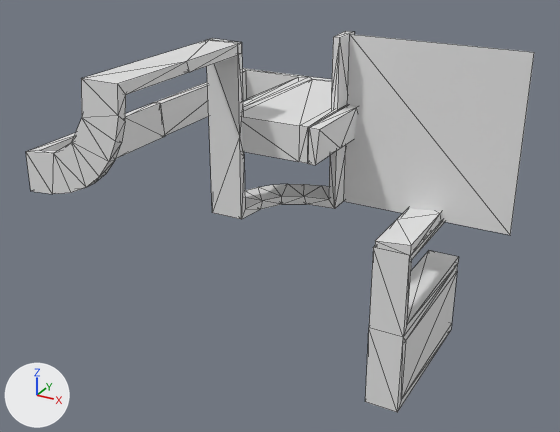
Two versions of the OBJ model data/bmc/SET_4W2C/t_177.obj, one commit apart.
Before and after are seen from a 50 mm camera at (0.877, -1.743, 0.902) aimed at (-0.069, -0.023, 0.042). The axes (+X, +Y, +Z) are drawn at lower left. The lights are the same throughout. Mesh edges are drawn as thin lines. Where no turn or scale is listed for an object, it has been applied to the vertices.

Objects in the first picture: 't_177'.
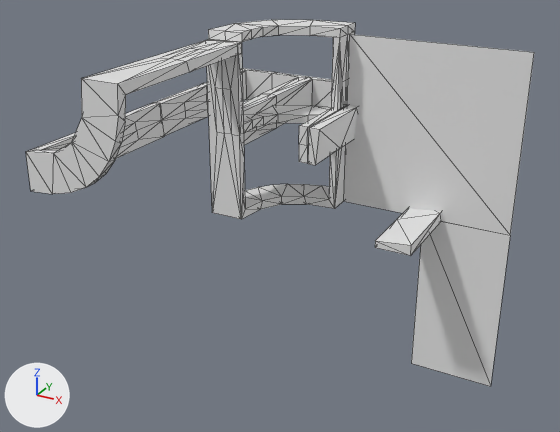
Pixel boxes [x1, y1, x2, y2] of what changed, in the pictures (560 x 432 px):
```json
{"object": "t_177", "change": "reshaped", "before": [26, 31, 534, 412], "after": [26, 20, 534, 386]}
{"part": 1, "of": "me_t_177", "change": "deleted", "before": [365, 221, 459, 412]}
{"part": 2, "of": "me_t_177", "change": "built on", "before": [41, 31, 355, 219], "after": [41, 20, 510, 386]}
```

Scene script edits in JSON lines:
```json
{"block": "me_t_177", "where": "# used by ob_t_177; location = (0.0, 0.0, 0.0)"}
{"op": "remove", "block": "me_t_177", "code": "me_t_177.from_pydata(...)  # 192 vertices, 378 faces; spans x -0.5..0.5, y -0.5..0.5, z -0.5..0.501"}
{"op": "add", "block": "me_t_177", "code": "me_t_177.from_pydata(...)  # 343 vertices, 667 faces; spans x -0.5..0.5, y -0.5..0.5, z -0.5..0.525"}
{"block": "me_t_177", "change": "me_t_177 part 1: the loose piece of 28 vertices spanning x 0.2..0.3, y 0.0..0.5, z -0.5..0.0 is deleted"}
{"block": "me_t_177", "change": "me_t_177 part 2"}
{"block": "me_t_177", "change": "102 faces are deleted"}
{"block": "me_t_177", "change": "90 vertices are added at x -0.5..0.5, y -0.25..0.5, z -0.5..0.525"}
{"block": "me_t_177", "change": "8 new vertices lie (0.0, 0.0, -0.05) away from vertices in x -0.5..0.0, y 0.0, z 0.3..0.301"}
{"block": "me_t_177", "change": "8 new vertices lie (0.0, 0.119, -0.025) away from vertices in x -0.475..-0.025, y 0.0, z 0.25..0.3"}
{"block": "me_t_177", "change": "12 new vertices lie (0.0, 0.119, 0.0) away from vertices in x -0.475..-0.025, y 0.0..0.119, z 0.225..0.275"}
{"block": "me_t_177", "change": "11 new vertices lie (0.0, 0.0, 0.025) away from vertices in x -0.475..0.0, y 0.186..0.286, z 0.225..0.5"}
{"block": "me_t_177", "change": "7 new vertices lie (0.0, 0.125, -0.025) away from vertices in x -0.5..0.0, y -0.25..0.0, z 0.25..0.301"}
{"block": "me_t_177", "change": "9 new vertices lie (0.0, 0.125, 0.0) away from vertices in x -0.5..0.0, y 0.0..0.125, z 0.225..0.275"}
{"block": "me_t_177", "change": "12 new vertices lie (0.0, 0.0, -0.025) away from vertices in x -0.5..0.0, y -0.25..0.25, z 0.225..0.301"}
{"block": "me_t_177", "change": "5 new vertices lie (0.0, 0.025, 0.0) away from vertices in x -0.375..0.0, y 0.236..0.475, z 0.2..0.3"}
{"block": "me_t_177", "change": "6 new vertices lie (0.0, 0.118, 0.0) away from vertices in x -0.473..-0.222, y -0.237, z 0.227..0.478"}
{"block": "me_t_177", "change": "6 new vertices lie (0.0, 0.0, 0.119) away from vertices in x -0.274..-0.023, y 0.009..0.26, z 0.262"}
{"block": "me_t_177", "change": "5 new vertices lie (0.025, 0.0, 0.0) away from vertices in x -0.496..-0.271, y -0.25..0.0, z 0.25..0.501"}
{"block": "me_t_177", "change": "453 new faces join them"}
```
